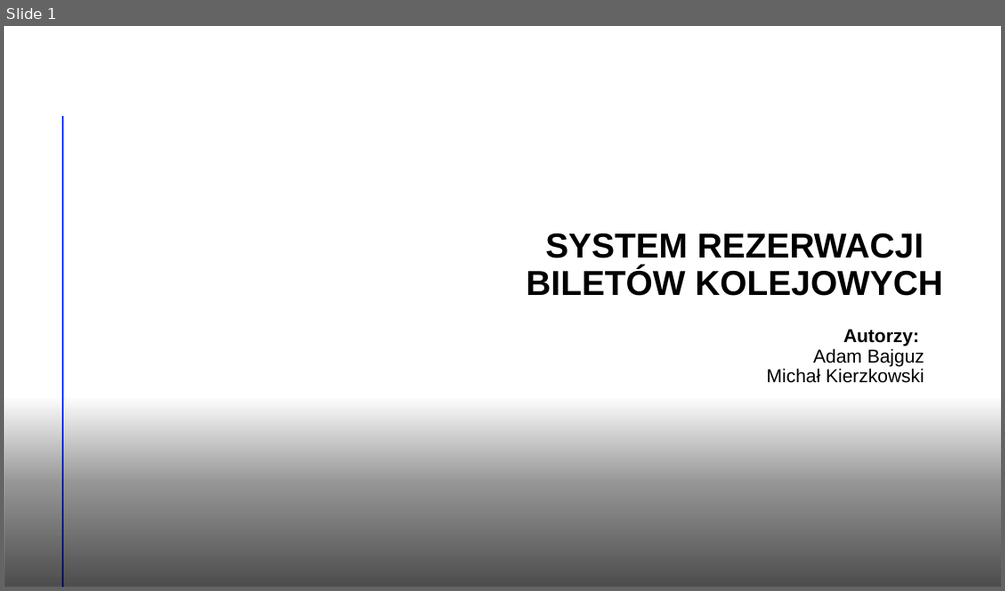
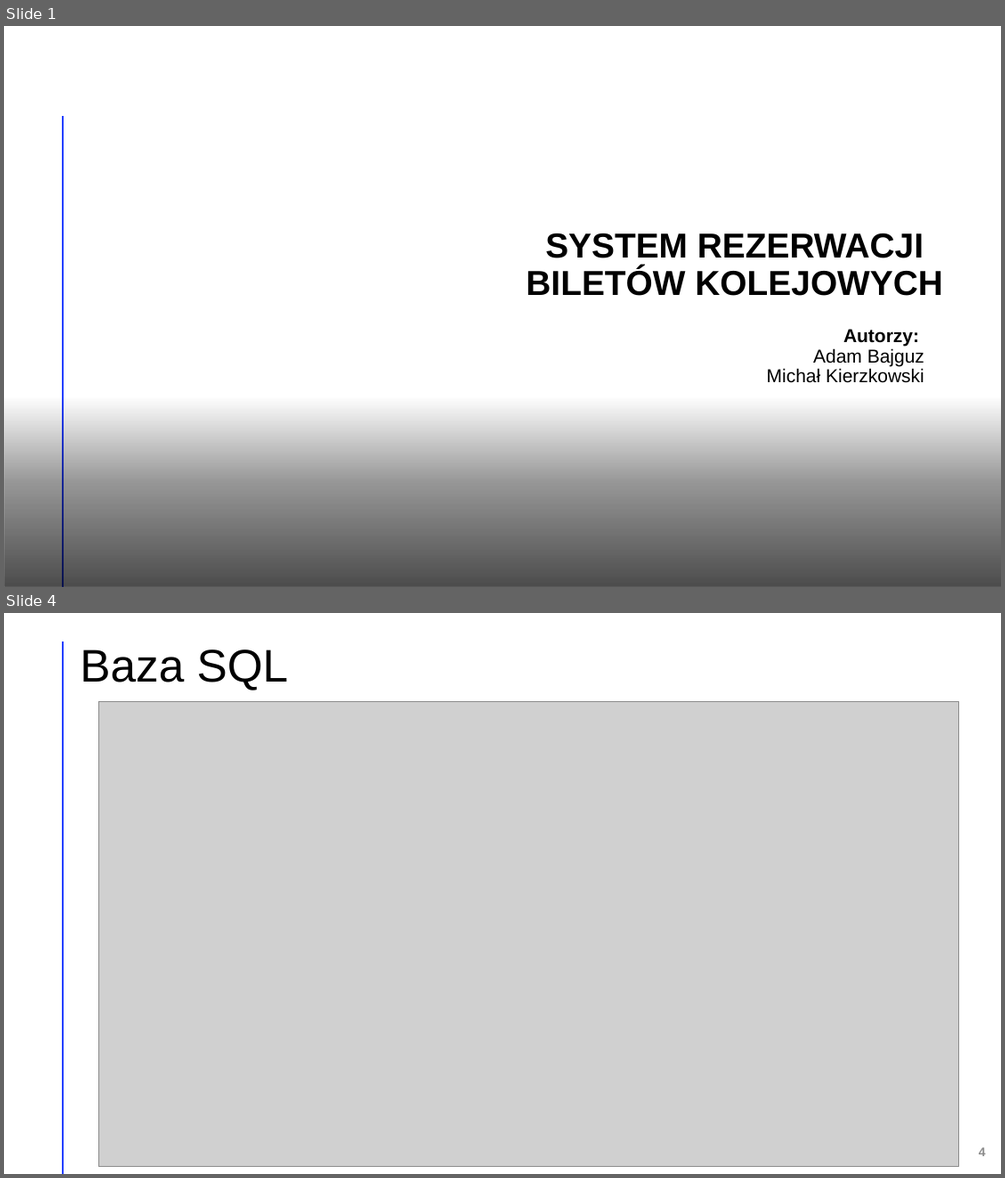
Before and after one commit to adambajguz/TrainsOnline, a slide deck: docs/Prezentacja Bajguz Kierzkowski.pptx. Shown one above the other, each under a label of ours: slide 1 before the commit, slides 1 and 4 after it; the slides between them are not shown. The pictures are 1005x591 and 1005x1178 pixels, drawn with LibreOffice and Linux fonts; fonts in the diff are those of the drawing; grey boxes stand for pictures; background and template pictures are left out. Boxes give left, top, right and bottom in pixels: in the first picture for what was removed or moved away, otherwise in the second. Text is boxed around its words. In the diff, an @@ line names an element or a change of style, - is before the commit and + after.

```diff
--- a/docs/Prezentacja Bajguz Kierzkowski.pptx
+++ b/docs/Prezentacja Bajguz Kierzkowski.pptx
@@ slide 4 added at box(4, 613, 1001, 1174), background #FFFFFF @@
@@ line added from (63, 642) to (63, 1173), #FF9022 2 pt @@
@@ title added at box(80, 649, 289, 690), 44 pt, text #000000 @@
+Baza SQL
@@ picture added at box(98, 702, 958, 1167) @@
@@ page number added at box(979, 1147, 986, 1156), 12 pt, text #8C8C8C, bold @@
+4
```
Also in this commit, not shown: 3 other slides added, 3 other files.
